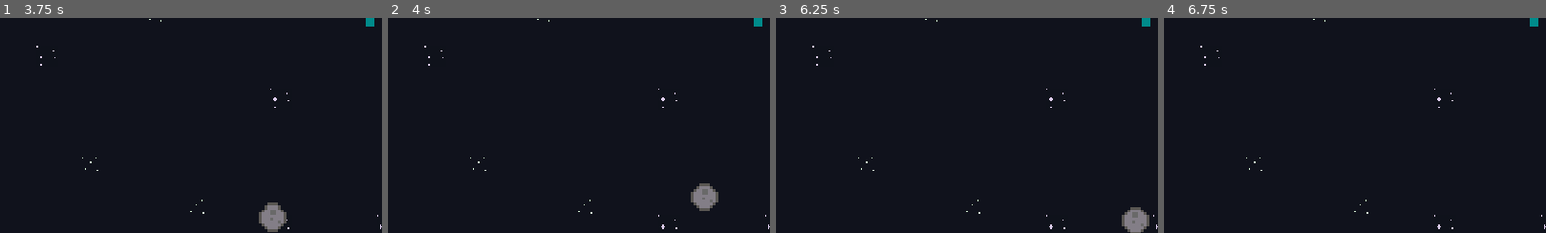
Above: before the commit, frames 1-4 (left to right).
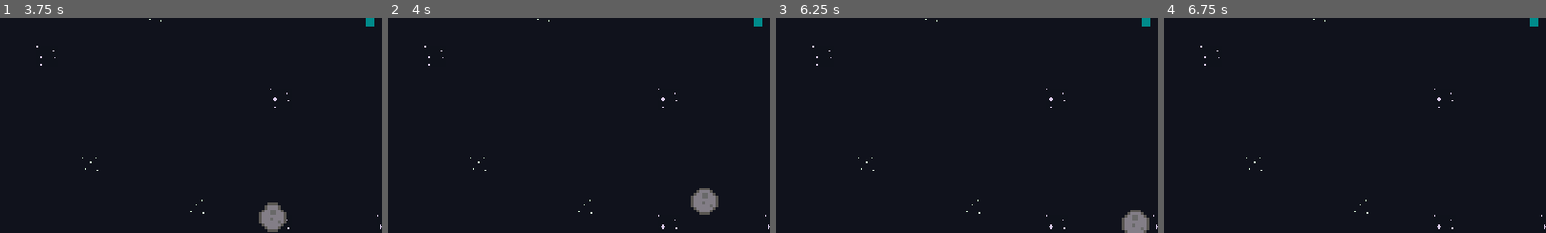
Above: after the commit, the same moments.

Repository: Shaedow2000/Pong-Godot
Game: Godot game, scene res://scenes/main.tscn
Two runs of this game, one before a commit and one after it. Both use one fixed random seed, a clock stepped at 60 frames per second and the inputs below.
Inputs:
- Up to frame 1 (3.75 s): click "Start" at 0.5 s; hold W (move_up_a) 1.28-2.03 s; hold S (move_down_a) 2.03-2.78 s; hold W (move_up_a) from 2.78 s (still down)
- Up to frame 2 (4 s): keep holding W (move_up_a)
- Up to frame 3 (6.25 s): release W (move_up_a) at 4.28 s; hold S (move_down_a) from 4.28 s (still down)
- Up to frame 4 (6.75 s): release S (move_down_a) at 6.53 s; hold W (move_up_a) from 6.53 s (still down)
The pictures show only the part of the screen within x 48-98%, y 50-100%; the shares and areas given below are measured in that part.

Frame 1 is identical in both runs. In frame 2, 0.5% of the frame differs, in the area x 79-87%, y 76-92%; in frame 3, 0.3%; in frame 4, nothing differs.

Commit message:
fix: fix border names

Diff:
--- a/scenes/main.tscn
+++ b/scenes/main.tscn
@@ -18,10 +18,10 @@
 sources/0 = SubResource("TileSetAtlasSource_0wfyh")
 
 [sub_resource type="WorldBoundaryShape2D" id="WorldBoundaryShape2D_irq48"]
-distance = 2.0
+normal = Vector2(0, 1)
+distance = -3.0
 
 [sub_resource type="WorldBoundaryShape2D" id="WorldBoundaryShape2D_c044d"]
-normal = Vector2(0, 1)
 distance = -2.0
 
 [sub_resource type="WorldBoundaryShape2D" id="WorldBoundaryShape2D_qs8gw"]
@@ -48,17 +48,18 @@
 
 [node name="Borders" type="Node2D" parent="." unique_id=976991294]
 
-[node name="Top" type="Area2D" parent="Borders" unique_id=1894544033]
-position = Vector2(289, 334)
+[node name="Top" type="Area2D" parent="Borders" unique_id=321533890]
+position = Vector2(291, -1)
 
 [node name="CollisionShape2D" type="CollisionShape2D" parent="Borders/Top" unique_id=2060646739]
-position = Vector2(0, 2)
+position = Vector2(-3, 11)
 shape = SubResource("WorldBoundaryShape2D_irq48")
 
-[node name="Bottom" type="Area2D" parent="Borders" unique_id=1904140224]
-position = Vector2(281, 9)
+[node name="Bottom" type="Area2D" parent="Borders" unique_id=649125084]
+position = Vector2(289, 378)
 
 [node name="CollisionShape2D" type="CollisionShape2D" parent="Borders/Bottom" unique_id=916488613]
+position = Vector2(-9, -45)
 shape = SubResource("WorldBoundaryShape2D_c044d")
 
 [node name="Left" type="Area2D" parent="Borders" unique_id=1731619176]
